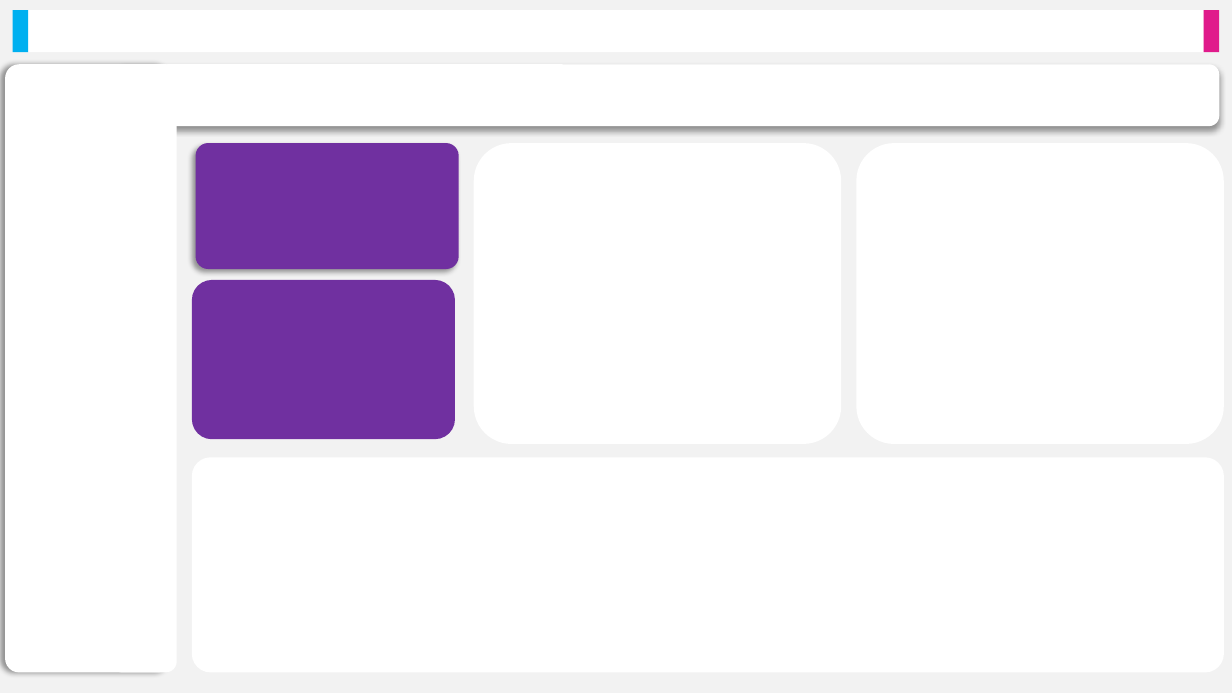
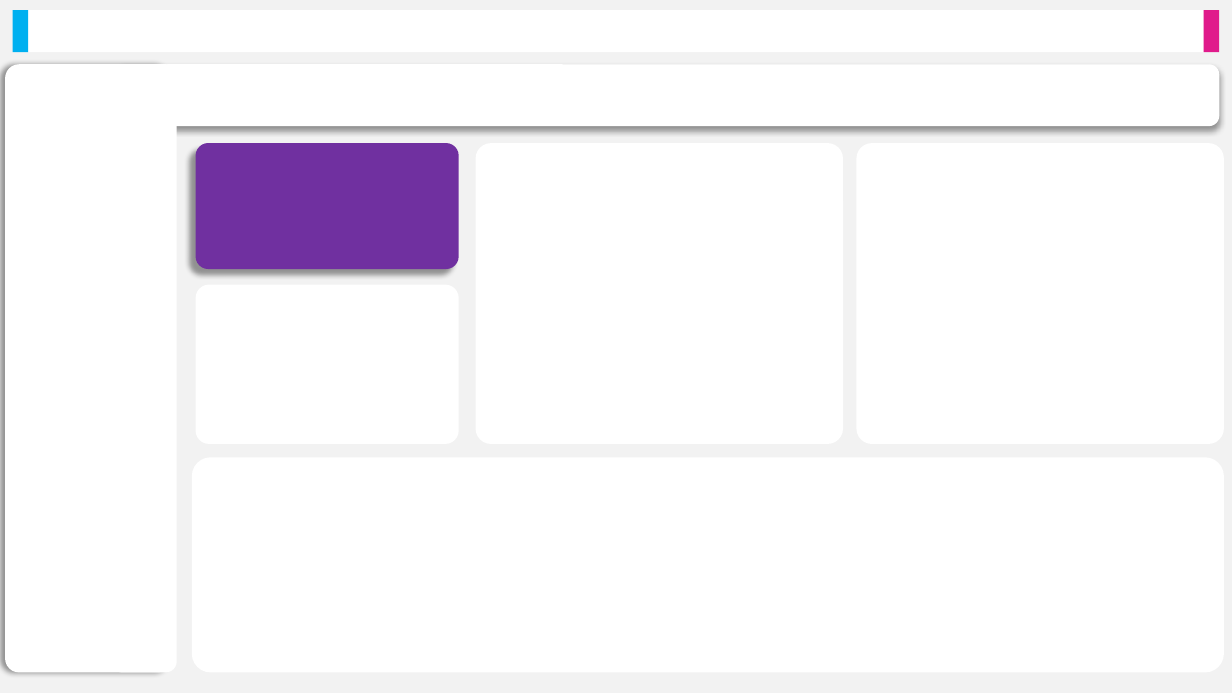
Before and after one commit to andrewhubb/EEC-Factory-Analysis---Power-BI-Version, a slide deck: slide 1 of Background/Backgrounds for Report.pptx. Drawn at 1232x693 pixels with LibreOffice and Linux fonts; fonts in the diff are those of the drawing. Boxes give left, top, right and bottom in pixels: in the first picture for what was removed or moved away, otherwise in the second. Text is boxed around its words. In the diff, an @@ line names an element or a change of style, - is before the commit and + after.

```diff
--- a/Background/Backgrounds for Report.pptx
+++ b/Background/Backgrounds for Report.pptx
@@ rounded rectangle at (195, 143, 459, 269): shadow changed @@
@@ rounded rectangle: place and size @@
-rounded rectangle at (192, 280, 456, 440)
+rounded rectangle at (195, 285, 459, 444)
@@ rounded rectangle at (195, 285, 459, 444): fill #7030A0 to #FFFFFF; proportions changed @@
```
Also in this commit, not shown: 1 slide added, 23 other files.
